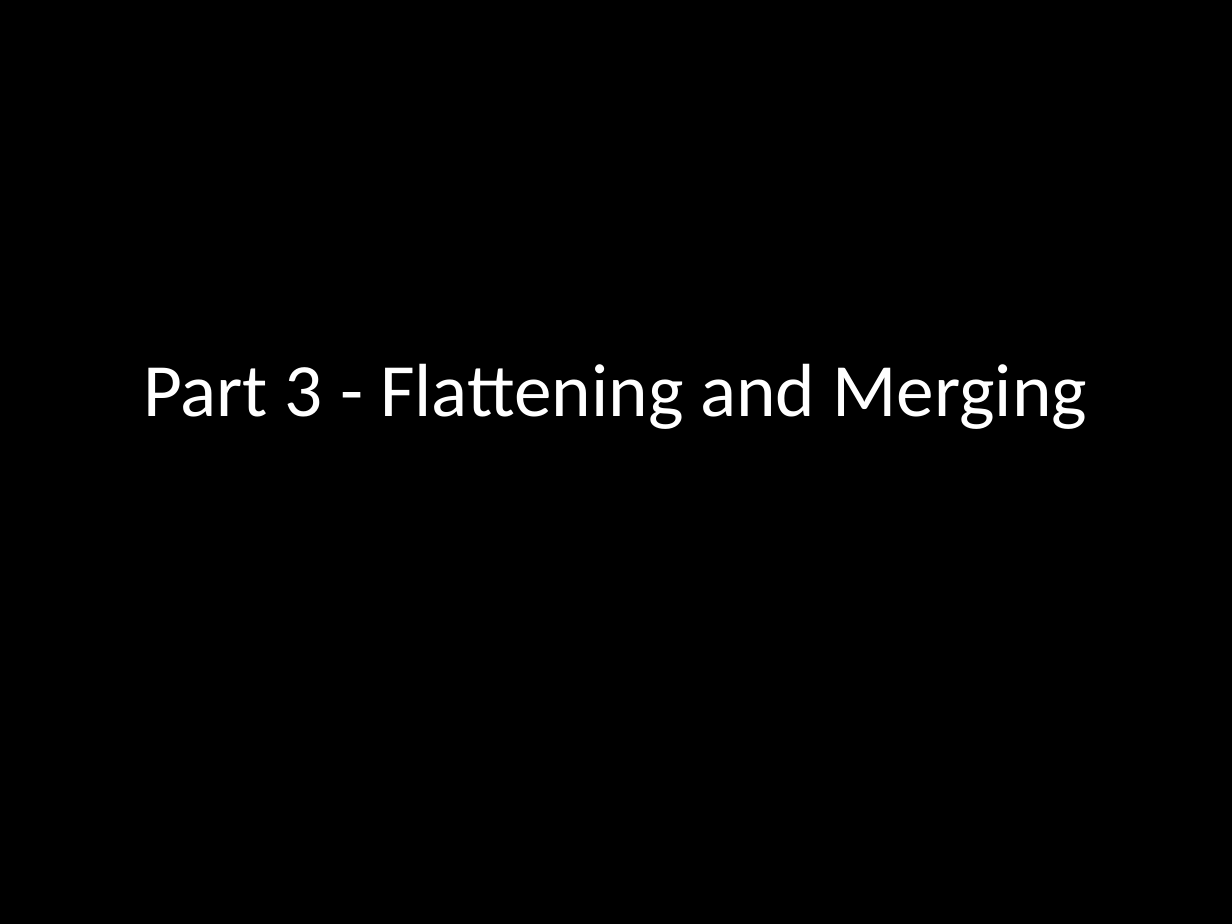
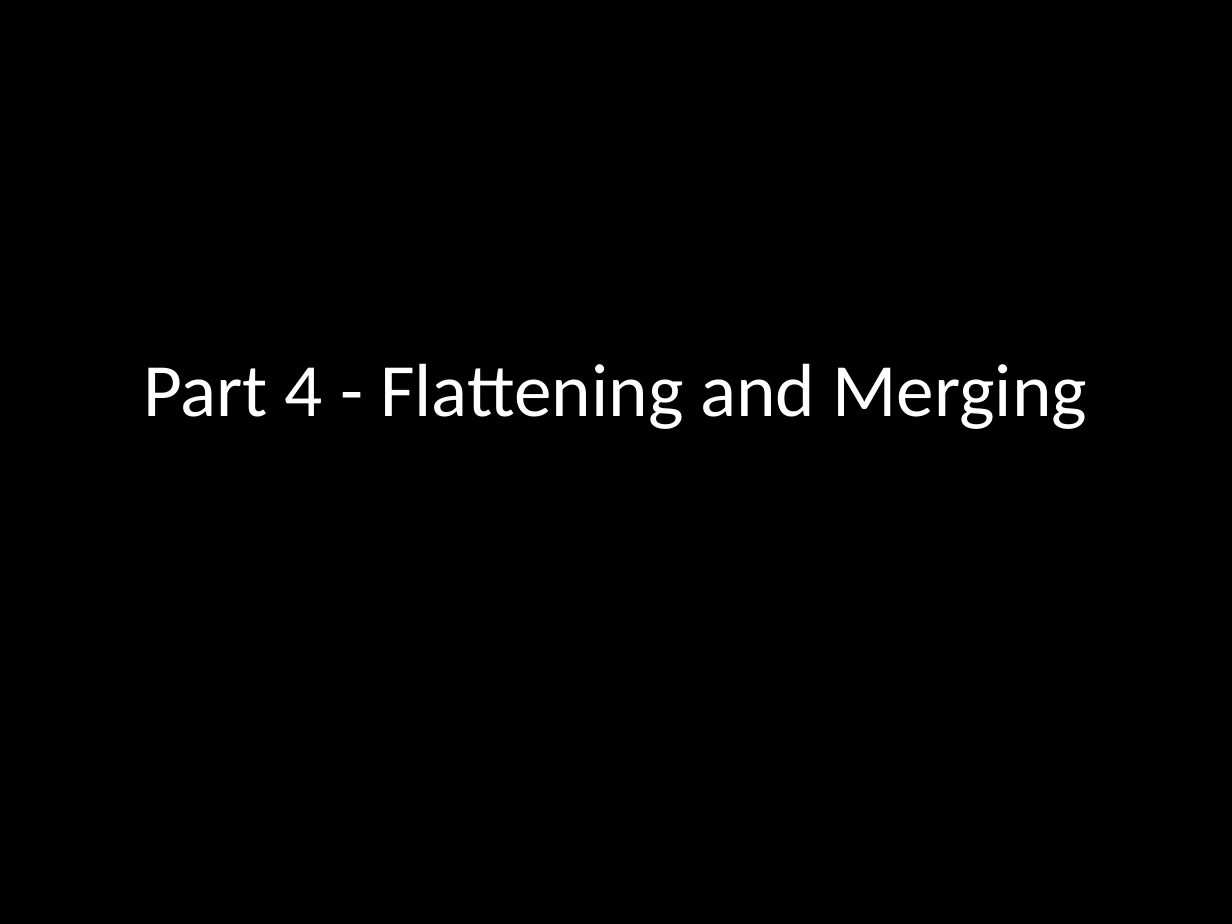
Before and after one commit to benlesh/rxjs-workshop-angular, a slide deck: slide 75 of rxjs-workshop.pptx (slide 59 before the commit). Drawn at 1232x924 pixels with LibreOffice and Linux fonts; fonts in the diff are those of the drawing. Boxes give left, top, right and bottom in pixels: in the first picture for what was removed or moved away, otherwise in the second. Text is boxed around its words. In the diff, an @@ line names an element or a change of style, - is before the commit and + after.

Commit message:
updates

```diff
--- a/rxjs-workshop.pptx
+++ b/rxjs-workshop.pptx
@@ title at (143,363,1088,429): text changed @@
-Part 3 - Flattening and Merging
+Part 4 - Flattening and Merging
```
Also in this commit, not shown: 1 other slide changed, 16 slides added.
